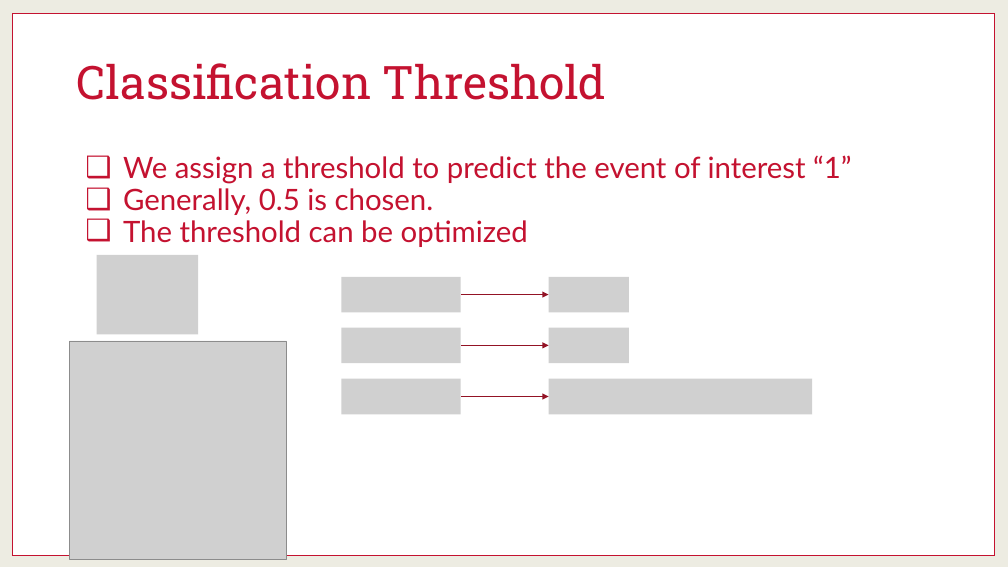
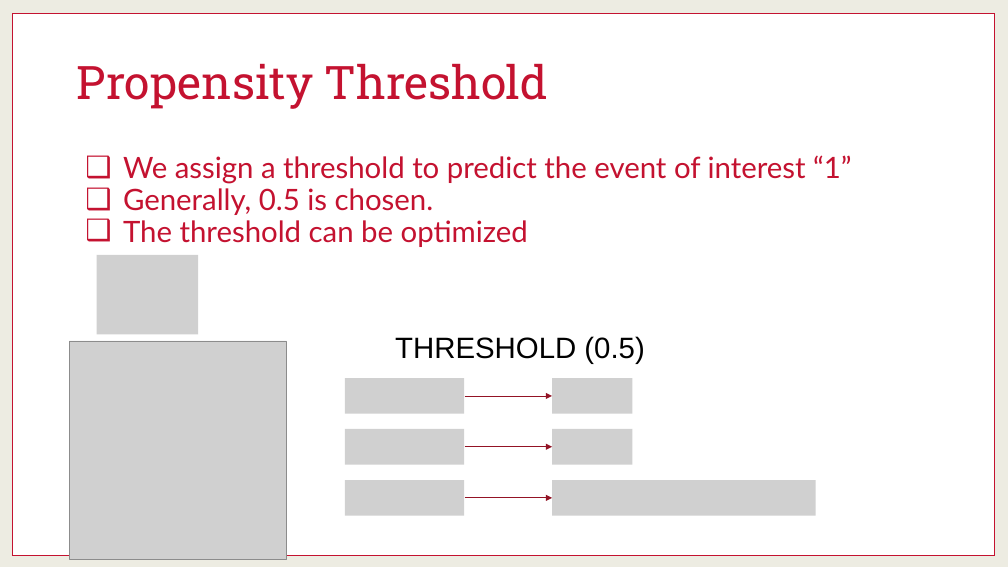
Before and after one commit to martinwg/ISA591, a slide deck: slide 9 of PPT/Module 4 - Model Performance for Classification.pptx (slide 6 before the commit). Drawn at 1008x567 pixels with LibreOffice and Linux fonts; fonts in the diff are those of the drawing; grey boxes stand for pictures. Boxes give left, top, right and bottom in pixels: in the first picture for what was removed or moved away, otherwise in the second. Text is boxed around its words. In the diff, an @@ line names an element or a change of style, - is before the commit and + after.

```diff
--- a/PPT/Module 4 - Model Performance for Classification.pptx
+++ b/PPT/Module 4 - Model Performance for Classification.pptx
@@ title at [77,63,548,109]: text changed @@
-Classification Threshold
+Propensity Threshold
@@ picture removed at [342,277,461,312] @@
@@ picture removed at [549,277,629,312] @@
@@ picture removed at [342,327,461,363] @@
@@ picture removed at [549,327,629,363] @@
@@ text added at [395,336,644,364], 28 pt, text #000000 @@
+THRESHOLD (0.5)
@@ picture removed at [549,379,813,414] @@
@@ picture added at [552,378,632,414] @@
@@ picture added at [345,429,464,464] @@
@@ picture added at [552,429,632,464] @@
@@ picture added at [345,480,464,516] @@
@@ 3 arrows: place and size @@
-3 arrows at [461,295,549,396]
+3 arrows at [464,396,552,498]
@@ picture added at [552,480,816,516] @@
```
Also in this commit, not shown: 8 other slides changed, 7 slides added, 1 slide removed.
